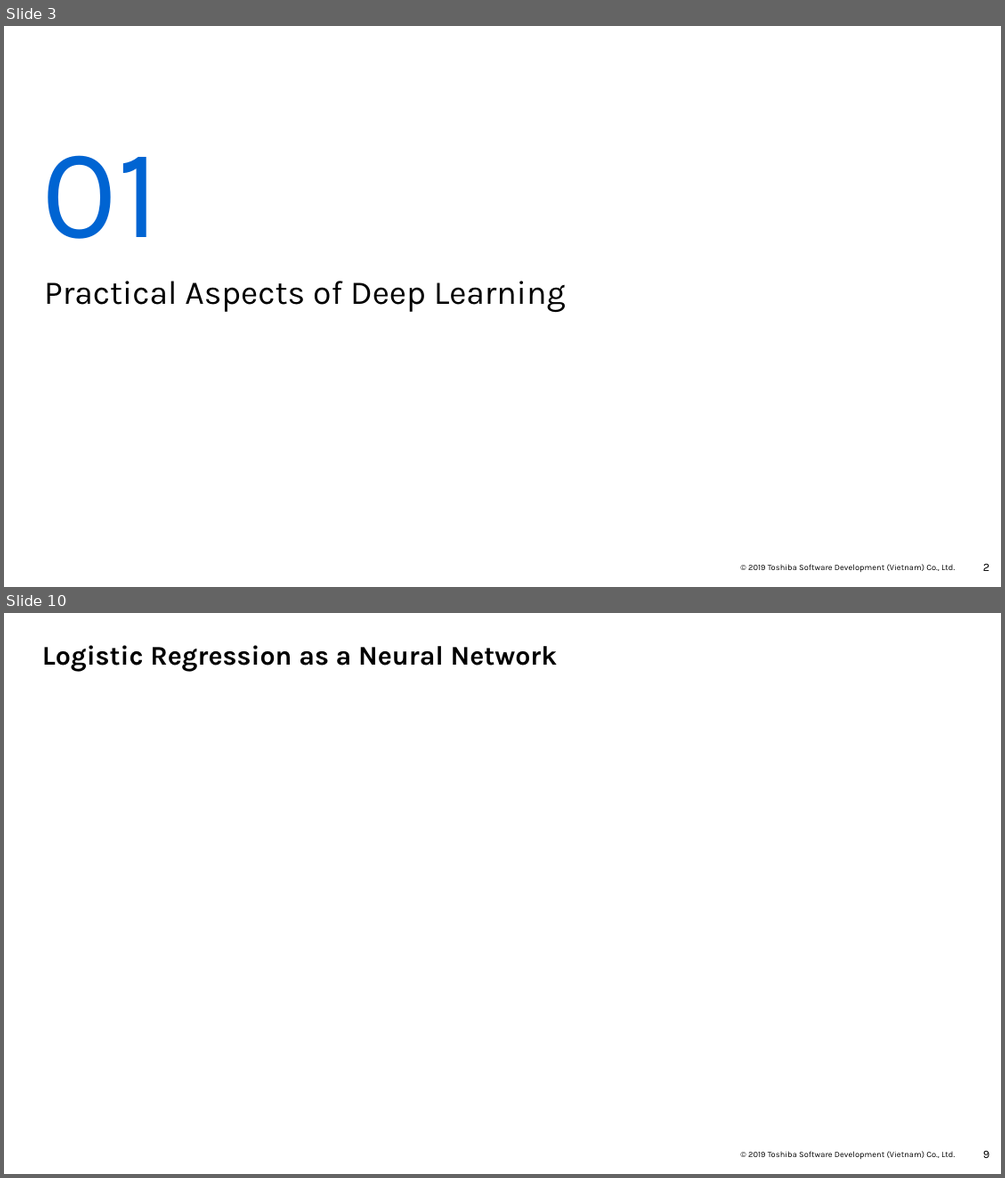
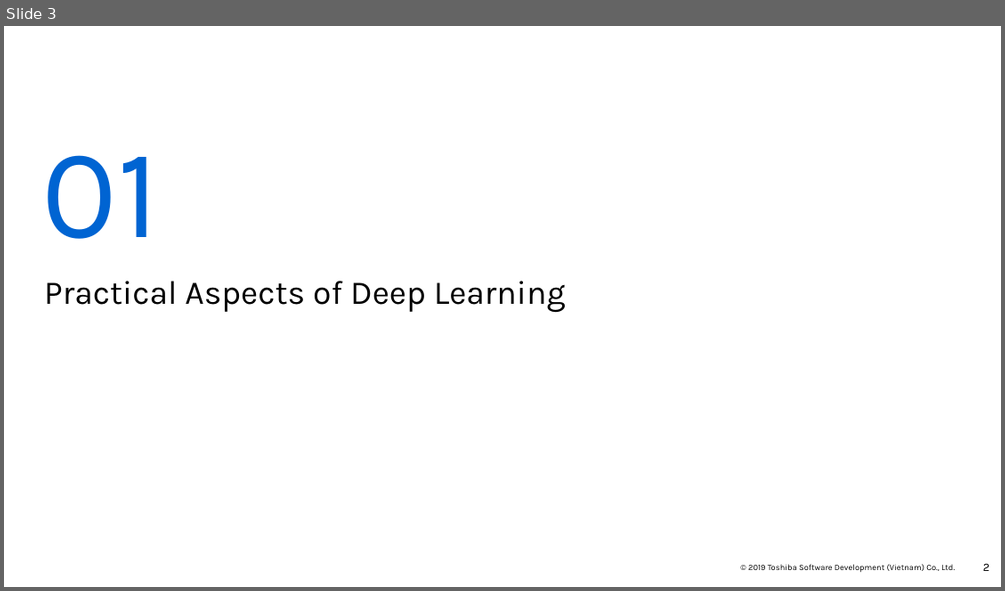
Before and after one commit to Doan-Nguyen/Coursera, a slide deck: Deep Learning Specialization - Report - Course 2.pptx. Shown one above the other, each under a label of ours: slides 3 and 10 before the commit, slide 3 after it; the slides between them are not shown. The pictures are 1005x1178 and 1005x591 pixels, drawn with LibreOffice and Linux fonts; fonts in the diff are those of the drawing; grey boxes stand for pictures; background and template pictures are left out. Boxes give left, top, right and bottom in pixels: in the first picture for what was removed or moved away, otherwise in the second. Text is boxed around its words. In the diff, an @@ line names an element or a change of style, - is before the commit and + after.

```diff
--- a/Deep Learning Specialization - Report - Course 2.pptx
+++ b/Deep Learning Specialization - Report - Course 2.pptx
@@ slide 10 removed at <box>4,613,1001,1174</box>, background #FFFFFF; not listed: 2 template elements that a slide beside it also shows @@
@@ title removed at <box>42,645,558,672</box> @@
-Logistic Regression as a Neural Network
```
Also in this commit, not shown: 1 slide changed, 4 slides added, 14 other slides removed.
